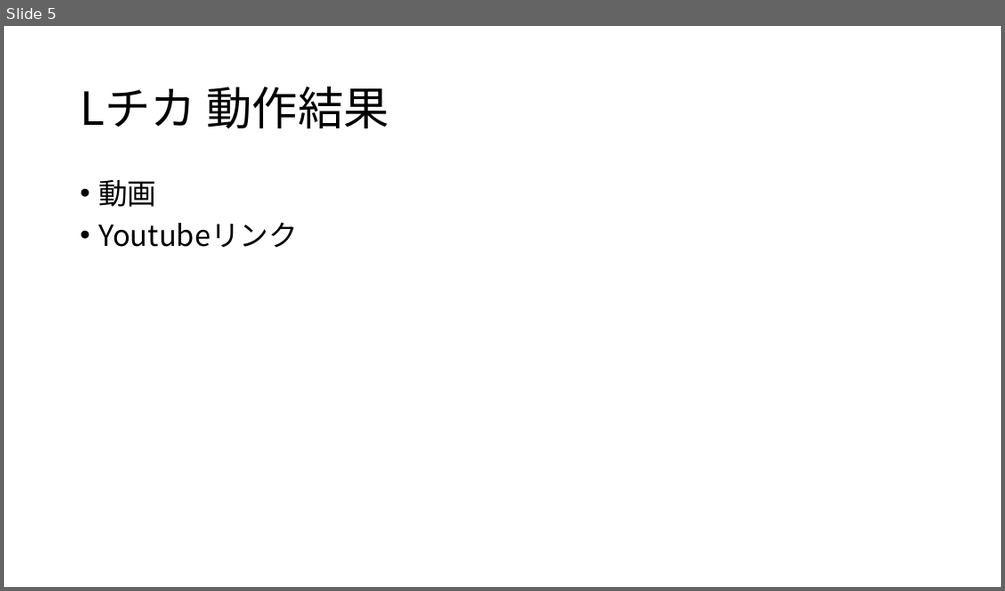
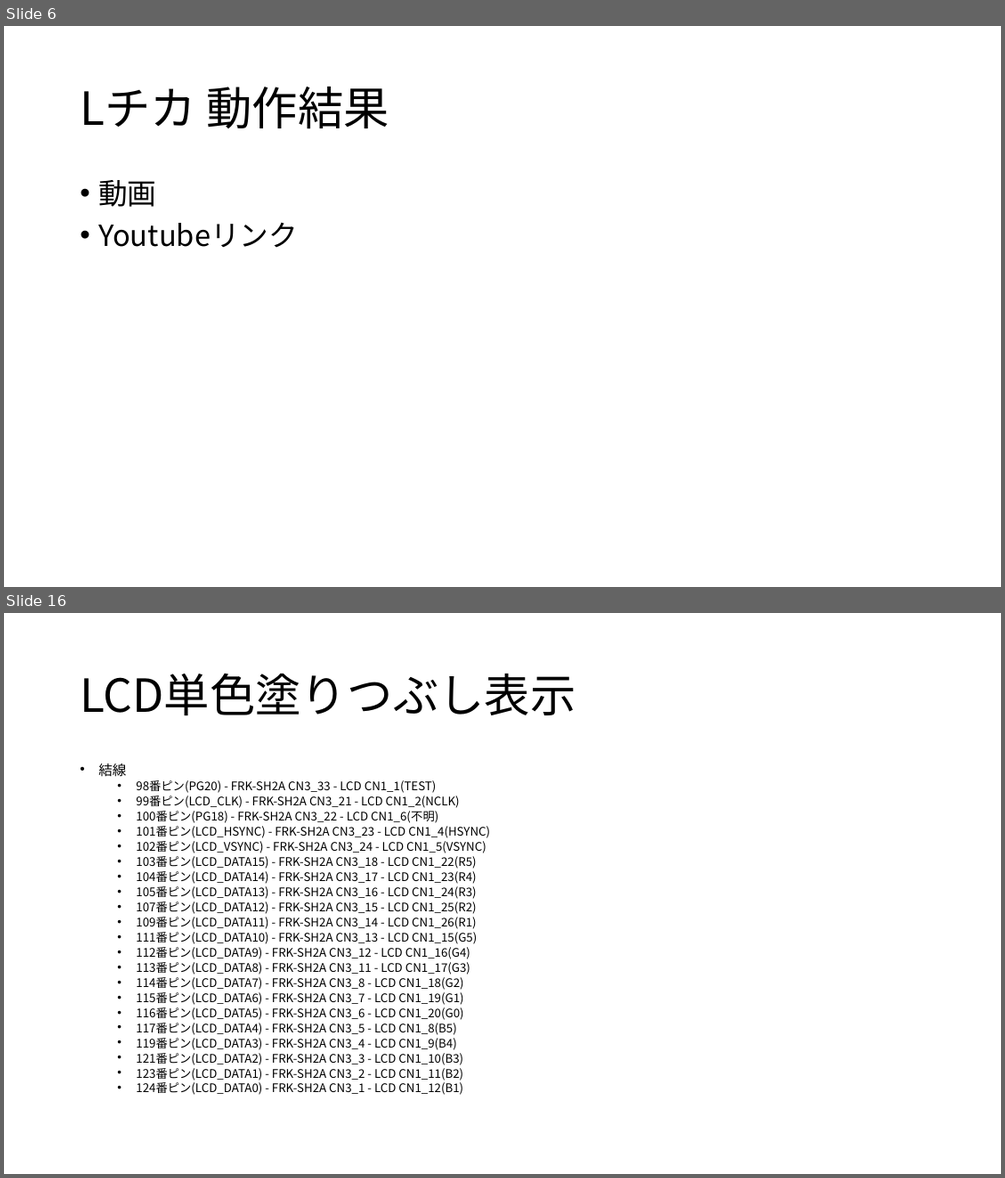
Before and after one commit to moku828/sh7262_an, a slide deck: SH7262アプリケーションノート.pptx. Shown one above the other, each under a label of ours: slide 5 before the commit, slides 6 and 16 after it; the slides between them are not shown. The pictures are 1005x591 and 1005x1178 pixels, drawn with LibreOffice and Linux fonts; fonts in the diff are those of the drawing. Boxes give left, top, right and bottom in pixels: in the first picture for what was removed or moved away, otherwise in the second. Text is boxed around its words. In the diff, an @@ line names an element or a change of style, - is before the commit and + after.

```diff
--- a/SH7262アプリケーションノート.pptx
+++ b/SH7262アプリケーションノート.pptx
@@ slide 16 added at (4, 613, 1001, 1174), background #FFFFFF @@
@@ title added at (80, 674, 575, 715), 44 pt, text #000000 @@
+LCD単色塗りつぶし表示
@@ text added at (98, 763, 490, 1094), 11.4 pt, text #000000 @@
+• 結線
+  • 98番ピン(PG20) - FRK-SH2A CN3_33 - LCD CN1_1(TEST)
+  • 99番ピン(LCD_CLK) - FRK-SH2A CN3_21 - LCD CN1_2(NCLK)
+  • 100番ピン(PG18) - FRK-SH2A CN3_22 - LCD CN1_6(不明)
+  • 101番ピン(LCD_HSYNC) - FRK-SH2A CN3_23 - LCD CN1_4(HSYNC)
+  • 102番ピン(LCD_VSYNC) - FRK-SH2A CN3_24 - LCD CN1_5(VSYNC)
+  • 103番ピン(LCD_DATA15) - FRK-SH2A CN3_18 - LCD CN1_22(R5)
+  • 104番ピン(LCD_DATA14) - FRK-SH2A CN3_17 - LCD CN1_23(R4)
+  • 105番ピン(LCD_DATA13) - FRK-SH2A CN3_16 - LCD CN1_24(R3)
+  • 107番ピン(LCD_DATA12) - FRK-SH2A CN3_15 - LCD CN1_25(R2)
+  • 109番ピン(LCD_DATA11) - FRK-SH2A CN3_14 - LCD CN1_26(R1)
+  • 111番ピン(LCD_DATA10) - FRK-SH2A CN3_13 - LCD CN1_15(G5)
+  • 112番ピン(LCD_DATA9) - FRK-SH2A CN3_12 - LCD CN1_16(G4)
+  • 113番ピン(LCD_DATA8) - FRK-SH2A CN3_11 - LCD CN1_17(G3)
+  • 114番ピン(LCD_DATA7) - FRK-SH2A CN3_8 - LCD CN1_18(G2)
+  • 115番ピン(LCD_DATA6) - FRK-SH2A CN3_7 - LCD CN1_19(G1)
+  • 116番ピン(LCD_DATA5) - FRK-SH2A CN3_6 - LCD CN1_20(G0)
+  • 117番ピン(LCD_DATA4) - FRK-SH2A CN3_5 - LCD CN1_8(B5)
+  • 119番ピン(LCD_DATA3) - FRK-SH2A CN3_4 - LCD CN1_9(B4)
+  • 121番ピン(LCD_DATA2) - FRK-SH2A CN3_3 - LCD CN1_10(B3)
+  • 123番ピン(LCD_DATA1) - FRK-SH2A CN3_2 - LCD CN1_11(B2)
+  • 124番ピン(LCD_DATA0) - FRK-SH2A CN3_1 - LCD CN1_12(B1)
@@ what was slide 5 is now slide 6 @@
```
Also in this commit, not shown: 2 slides changed, 13 other slides added.
